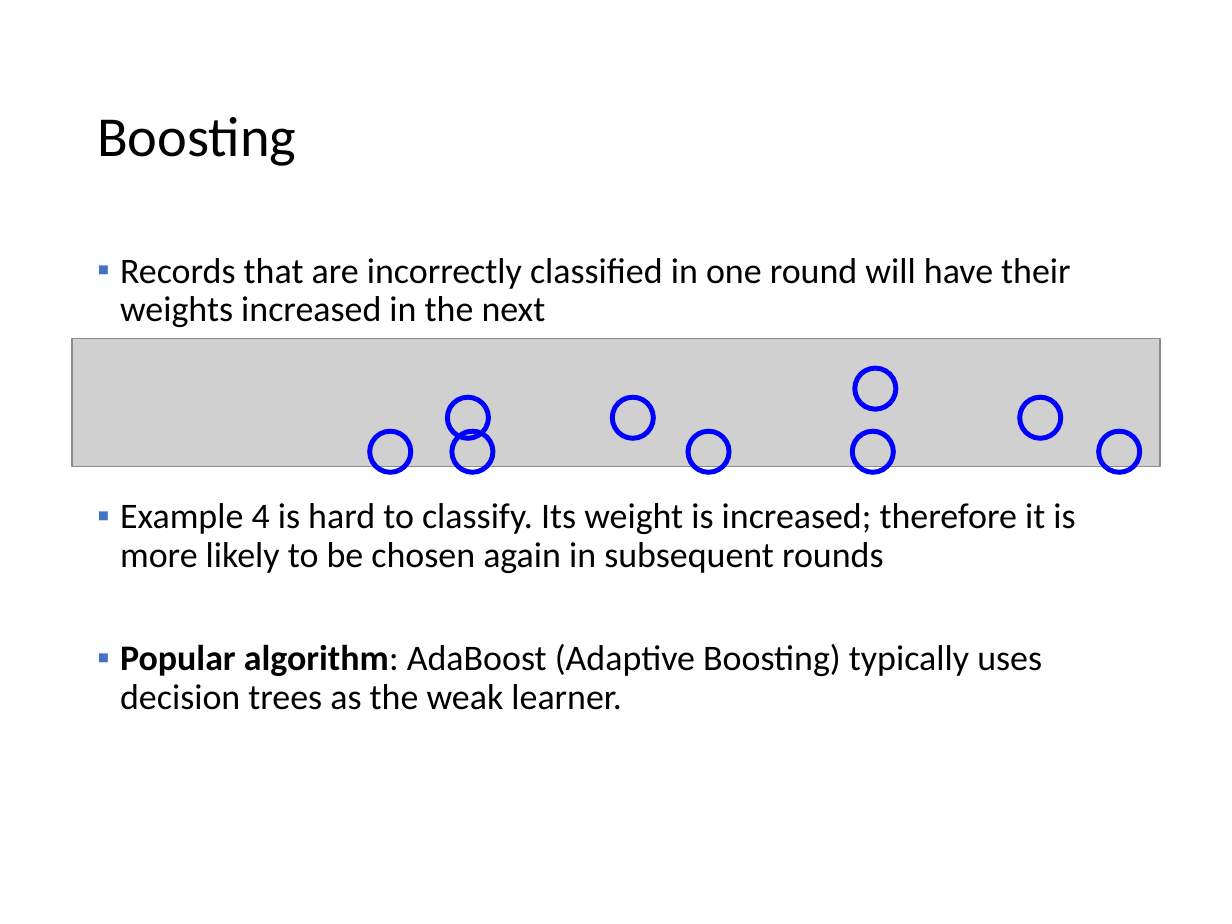
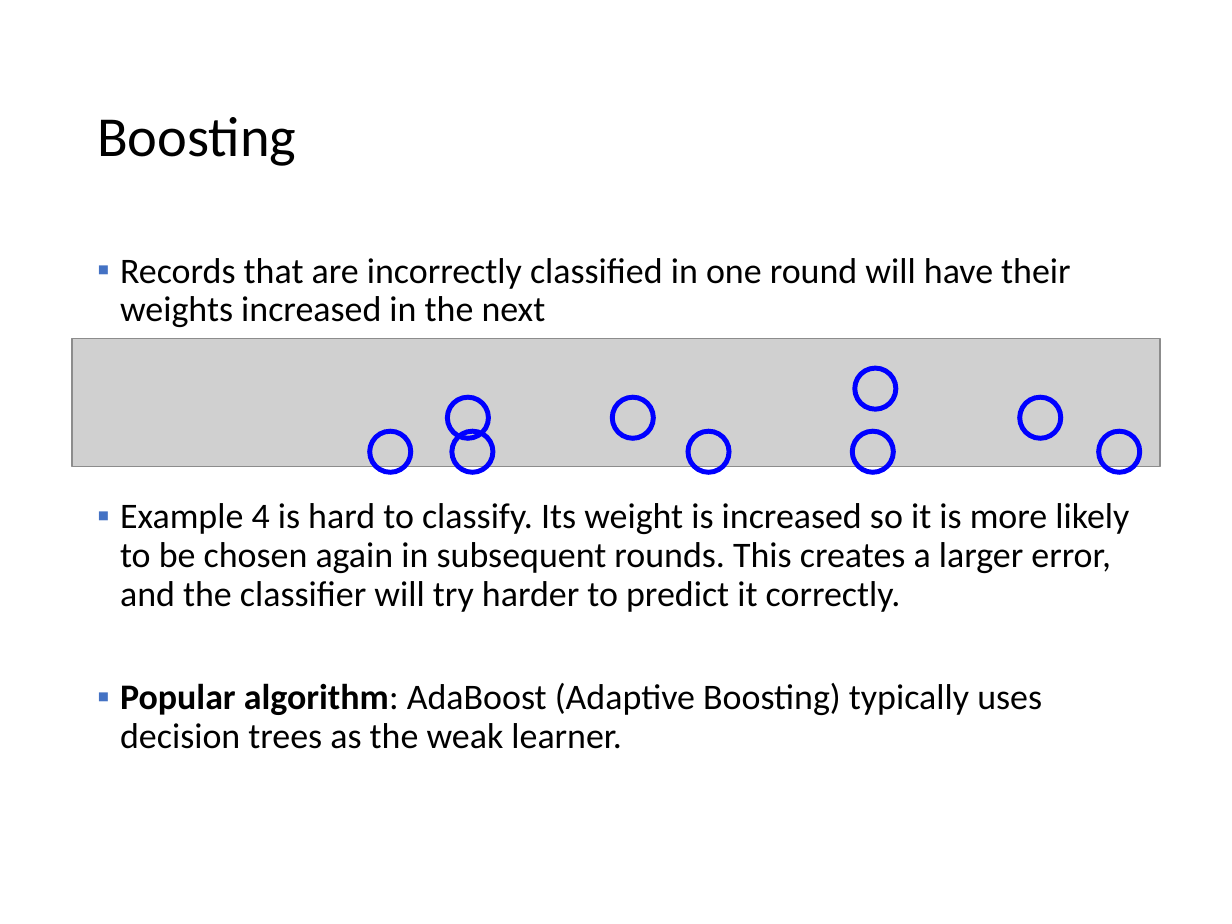
Before and after one commit to mhahsler/Introduction_to_Data_Mining_R_Examples, a slide deck: slide 71 of slides/chap4_alternative_classification.pptx (slide 76 before the commit). Drawn at 1232x924 pixels with LibreOffice and Linux fonts; fonts in the diff are those of the drawing; grey boxes stand for pictures. Boxes give left, top, right and bottom in pixels: in the first picture for what was removed or moved away, otherwise in the second. Text is boxed around its words. In the diff, an @@ line names an element or a change of style, - is before the commit and + after.

```diff
--- a/slides/chap4_alternative_classification.pptx
+++ b/slides/chap4_alternative_classification.pptx
@@ text at box(120, 503, 1129, 612): text changed @@
-▪ Example 4 is hard to classify. Its weight is increased; therefore it is more likely to be chosen again in subsequent rounds
+▪ Example 4 is hard to classify. Its weight is increased so it is more likely to be chosen again in subsequent rounds. This creates a larger error, and the classifier will try harder to predict it correctly.
```
Also in this commit, not shown: 19 other slides changed, 9 slides removed, 1 other file.
